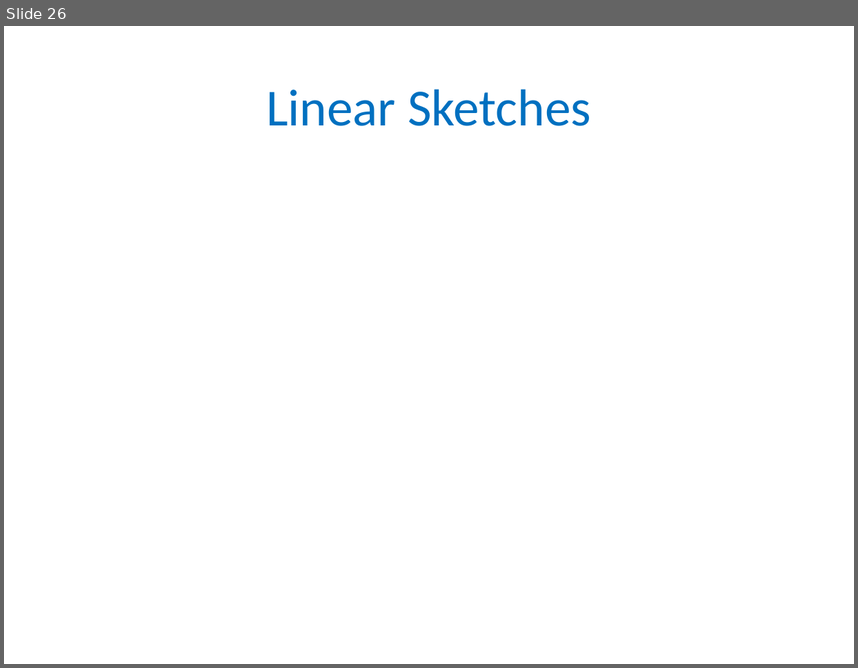
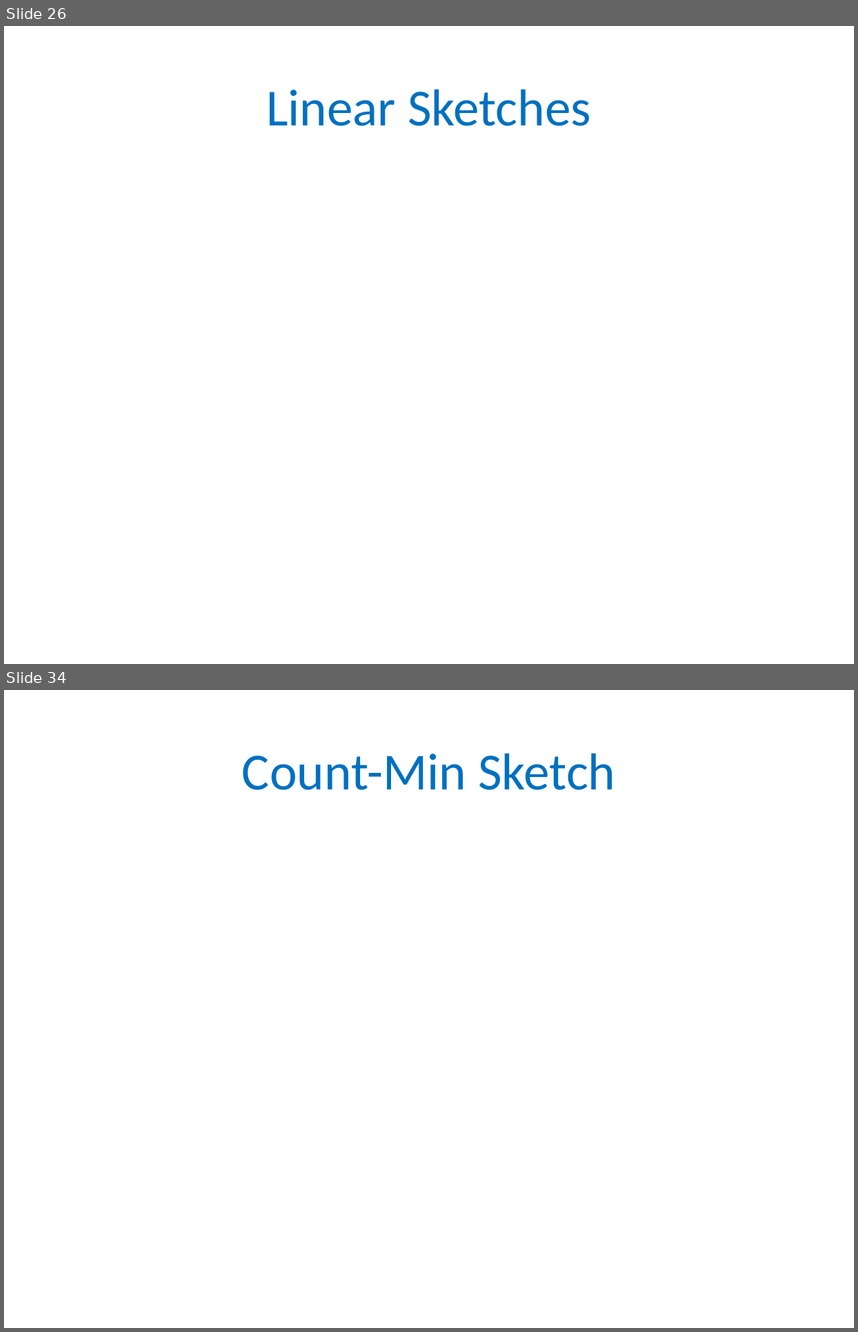
Before and after one commit to gyaroslavtsev/gyaroslavtsev.github.io, a slide deck: big-data/lecture02.pptx. Shown one above the other, each under a label of ours: slide 26 before the commit, slides 26 and 34 after it; the slides between them are not shown. The pictures are 858x668 and 858x1332 pixels, drawn with LibreOffice and Linux fonts; fonts in the diff are those of the drawing; grey boxes stand for pictures. Boxes give left, top, right and bottom in pixels: in the first picture for what was removed or moved away, otherwise in the second. Text is boxed around its words. In the diff, an @@ line names an element or a change of style, - is before the commit and + after.

```diff
--- a/big-data/lecture02.pptx
+++ b/big-data/lecture02.pptx
@@ slide 34 added at [4, 690, 854, 1328], background #FFFFFF @@
@@ title added at [242, 753, 615, 790], 44 pt, text #0070C0 @@
+Count-Min Sketch
```
Also in this commit, not shown: 7 other slides added, 2 other files.
